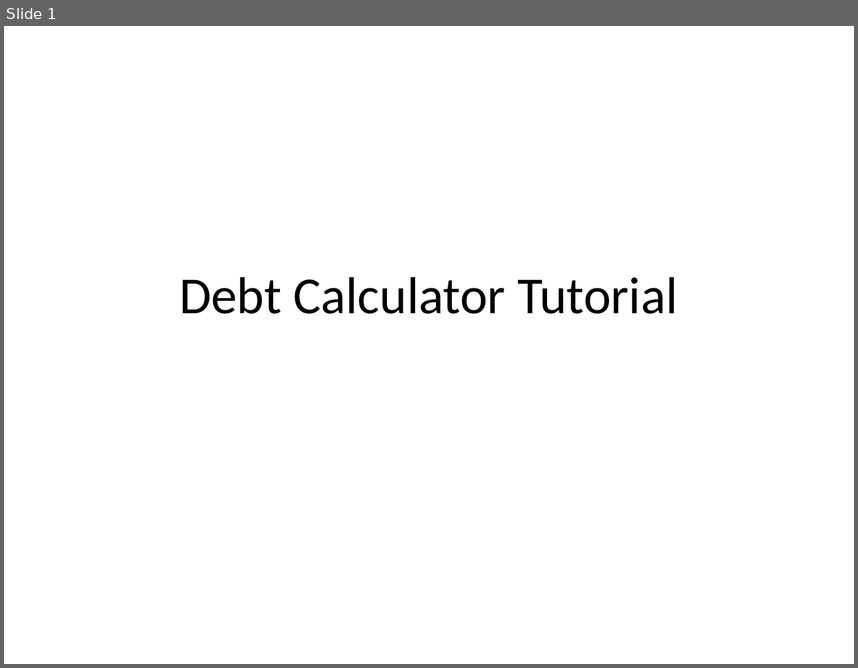
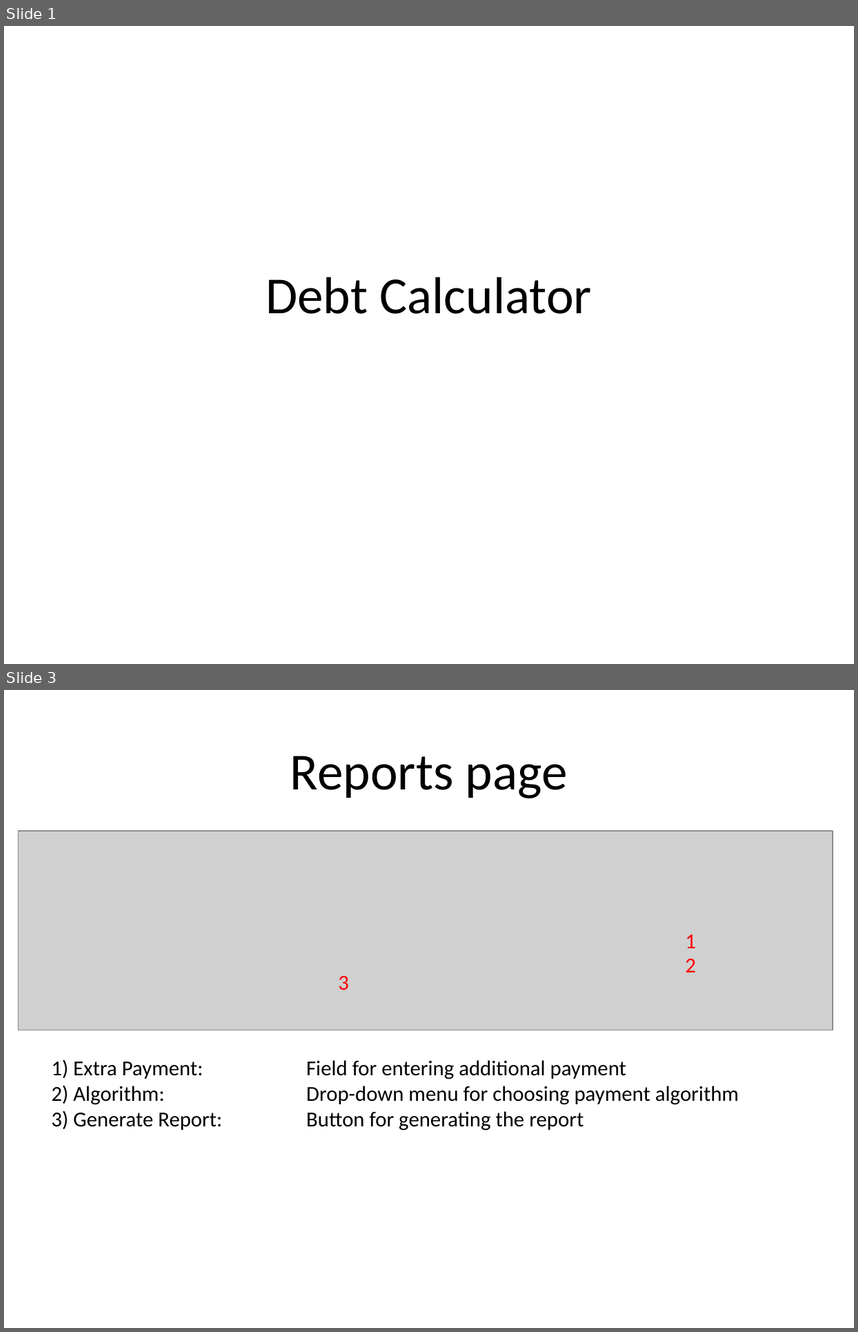
Before and after one commit to josephdangelo/UMUC-debt-payment, a slide deck: dist/howtouse/Instructions.pptx. Shown one above the other, each under a label of ours: slide 1 before the commit, slides 1 and 3 after it; the slides between them are not shown. The pictures are 858x668 and 858x1332 pixels, drawn with LibreOffice and Linux fonts; fonts in the diff are those of the drawing; grey boxes stand for pictures. Boxes give left, top, right and bottom in pixels: in the first picture for what was removed or moved away, otherwise in the second. Text is boxed around its words. In the diff, an @@ line names an element or a change of style, - is before the commit and + after.

```diff
--- a/dist/howtouse/Instructions.pptx
+++ b/dist/howtouse/Instructions.pptx
@@ slide 3 added at (4, 690, 854, 1328), background #FFFFFF @@
@@ title added at (290, 756, 568, 798), 44 pt, text #000000 @@
+Reports page
@@ picture added at (18, 831, 833, 1030) @@
@@ text added at (685, 934, 696, 948), 18 pt, text #FF0000 @@
+1
@@ text added at (685, 958, 696, 972), 18 pt, text #FF0000 @@
+2
@@ text added at (338, 976, 349, 989), 18 pt, text #FF0000 @@
+3
@@ text added at (52, 1059, 739, 1130), 18 pt, text #000000 @@
+1) Extra Payment: Field for entering additional payment
+2) Algorithm: Drop-down menu for choosing payment algorithm
+3) Generate Report: Button for generating the report
@@ slide 1 changed as well @@
@@ title at (266, 276, 592, 314): text changed @@
-Debt Calculator Tutorial
+Debt Calculator
```
Also in this commit, not shown: 1 other slide changed, 1 other slide added, 6 slides removed, 2 other files.
